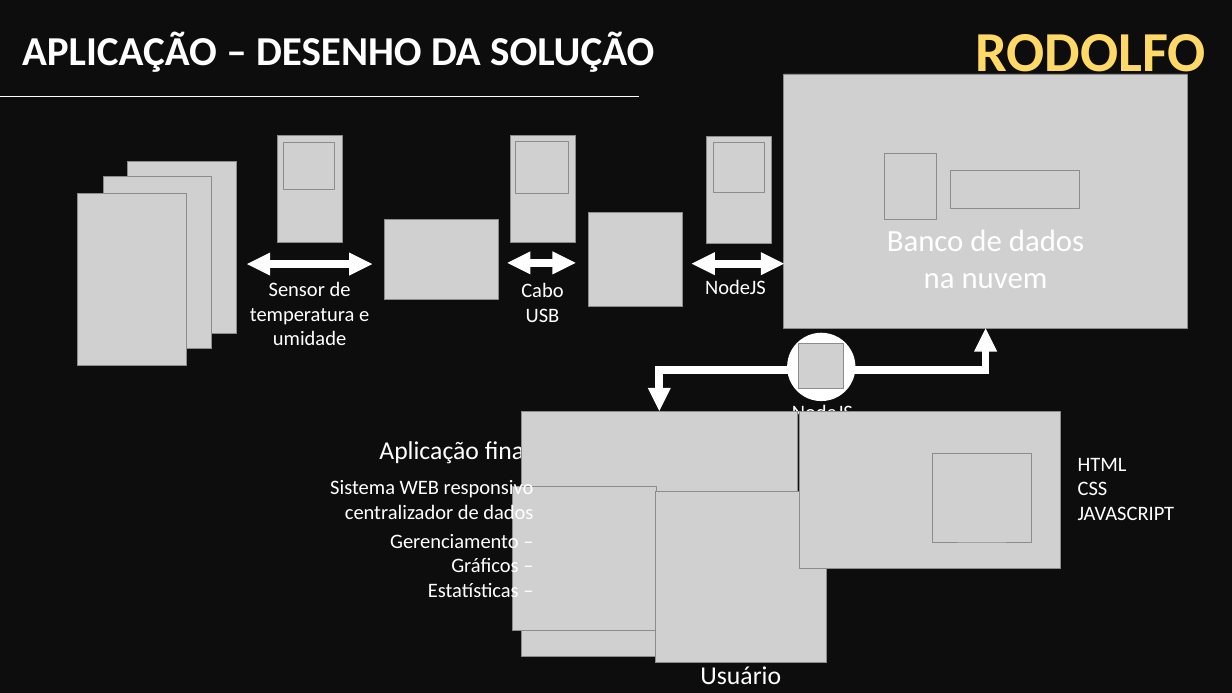
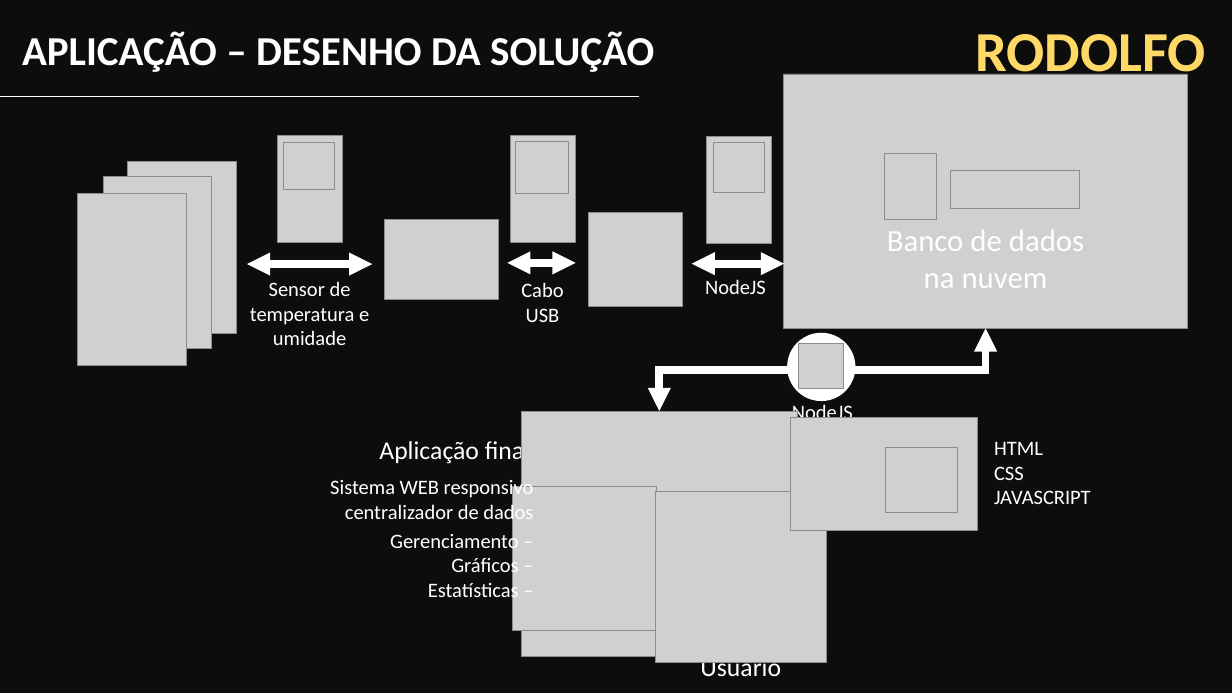
Before and after one commit to YudiG12/grupo-bandtec, a slide deck: slide 13 of Apresentação/inSensor.pptx. Drawn at 1232x693 pixels with LibreOffice and Linux fonts; fonts in the diff are those of the drawing; grey boxes stand for pictures; background and template pictures are left out. Boxes give left, top, right and bottom in pixels: in the first picture for what was removed or moved away, otherwise in the second. Text is boxed around its words. In the diff, an @@ line names an element or a change of style, - is before the commit and + after.

Commit message:
apre att

```diff
--- a/Apresentação/inSensor.pptx
+++ b/Apresentação/inSensor.pptx
@@ picture: place and size @@
-picture at (799, 411, 1060, 568)
+picture at (790, 418, 977, 531)
@@ picture added at (886, 448, 958, 512) @@
@@ text "HTML": place and size @@
-text "HTML" at (1078, 458, 1175, 520)
+text "HTML" at (994, 442, 1091, 504)
@@ picture removed at (933, 453, 1031, 542) @@
@@ text "Usuário" rewrapped from (700, 666, 781, 684) to (700, 655, 781, 682) @@
```
